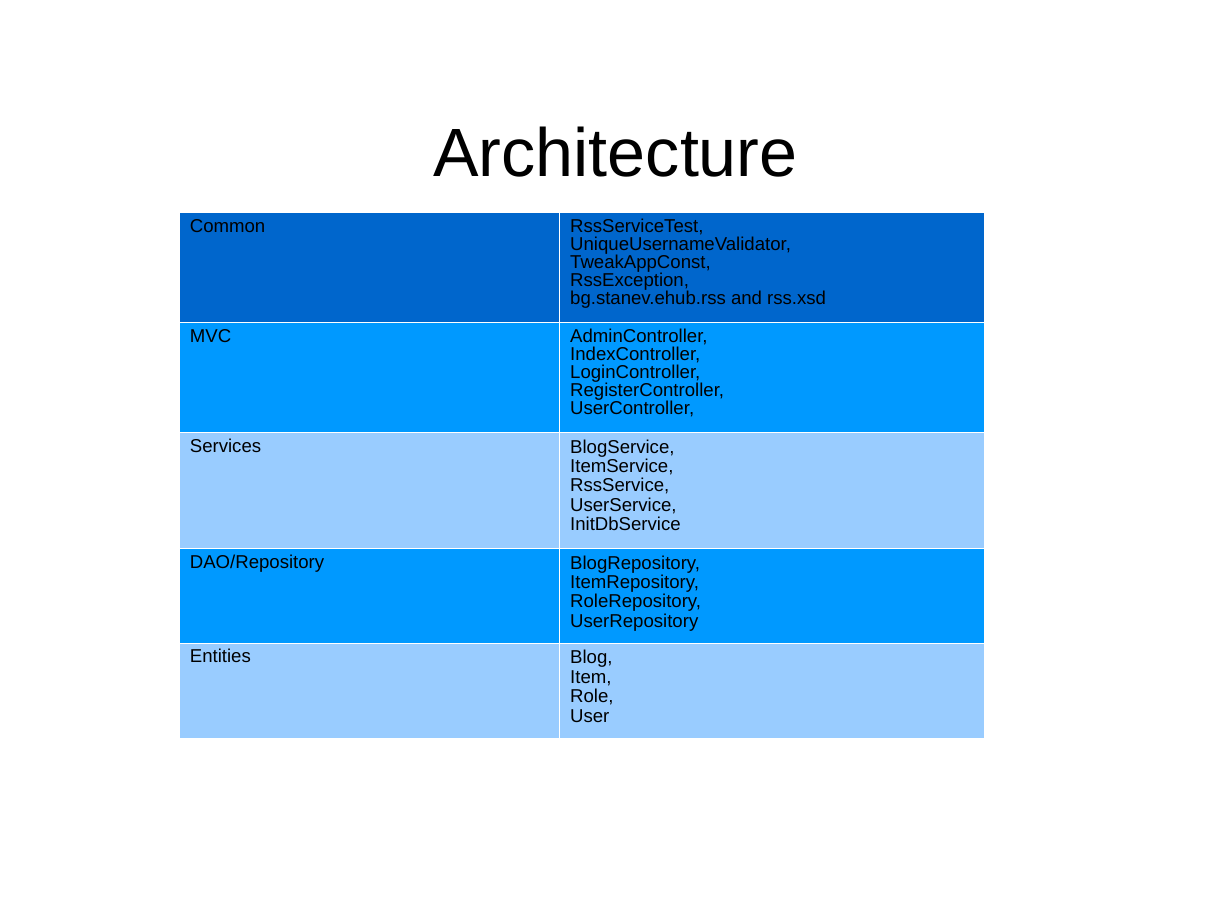
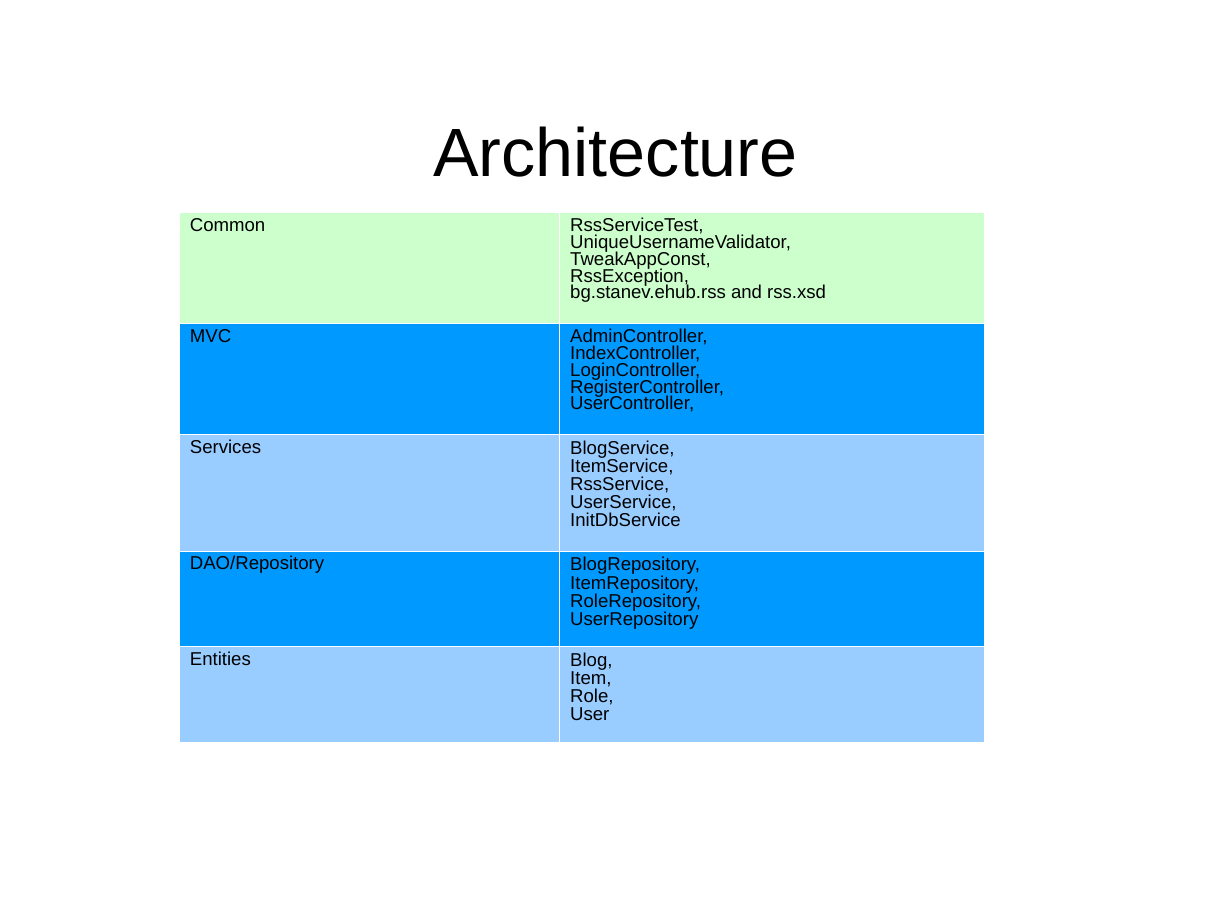
Before and after one commit to donstany/e-hub, a slide deck: slide 9 of Java_Web_Development_presentation.ppt. Drawn at 1232x924 pixels with LibreOffice and Linux fonts; fonts in the diff are those of the drawing; background and template pictures are left out. Boxes give left, top, right and bottom in pixels: in the first picture for what was removed or moved away, otherwise in the second. Text is boxed around its words. In the diff, an @@ line names an element or a change of style, - is before the commit and + after.

Commit message:
last update

```diff
--- a/Java_Web_Development_presentation.ppt
+++ b/Java_Web_Development_presentation.ppt
@@ table at (179,212,984,742) @@
@@ fill #0066CC to #CCFFCC in row 1 @@
@@ line spacing 0.87 to 0.81 @@
@@ line spacing 0.93 to 0.87 @@
```
Also in this commit, not shown: 4 other slides changed.
